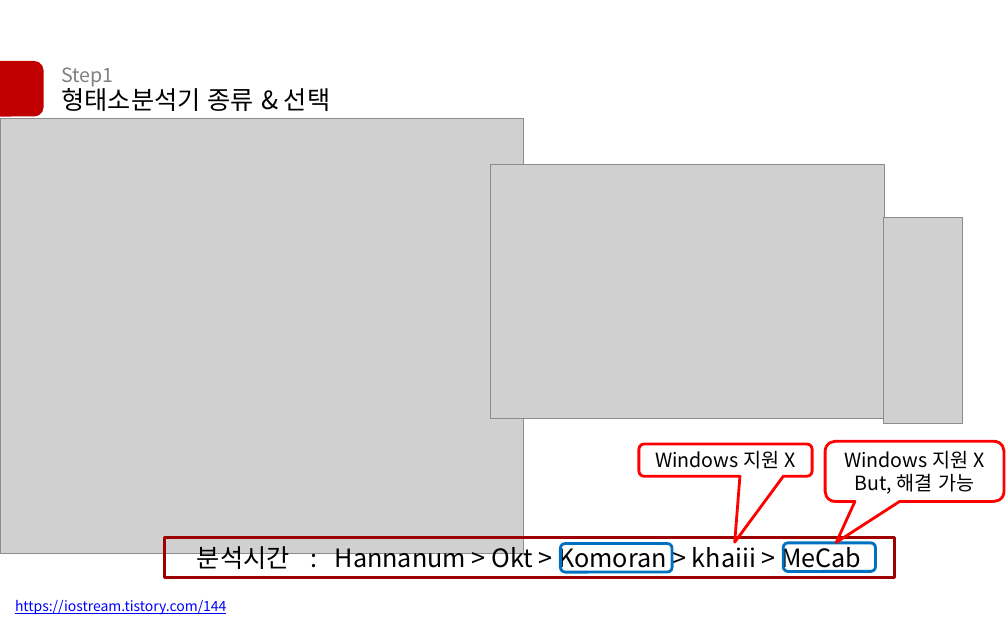
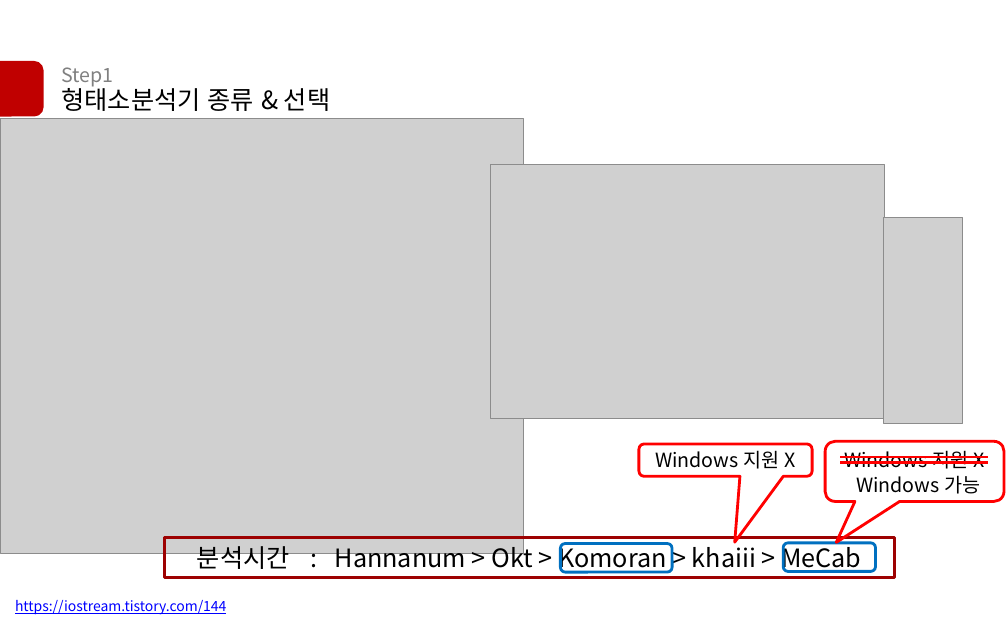
Before and after one commit to yeonsikC/KISTI-NLP_mapping, a slide deck: slide 3 of 1-1사전구축.pptx. Drawn at 1008x630 pixels with LibreOffice and Linux fonts; fonts in the diff are those of the drawing; grey boxes stand for pictures. Boxes give left, top, right and bottom in pixels: in the first picture for what was removed or moved away, otherwise in the second. Text is boxed around its words. In the diff, an @@ line names an element or a change of style, - is before the commit and + after.

```diff
--- a/1-1사전구축.pptx
+++ b/1-1사전구축.pptx
@@ line added from (841, 457) to (988, 457), #FF0000 1.5 pt @@
@@ line added from (841, 463) to (988, 463), #FF0000 1.5 pt @@
@@ text in rounded speech box at bbox=[855, 473, 974, 494]: paragraph removed @@
-But, 해결 가능
@@ text added at bbox=[856, 475, 980, 494], 14 pt, text #000000 @@
+Windows 가능
```
Also in this commit, not shown: 1 other file.
